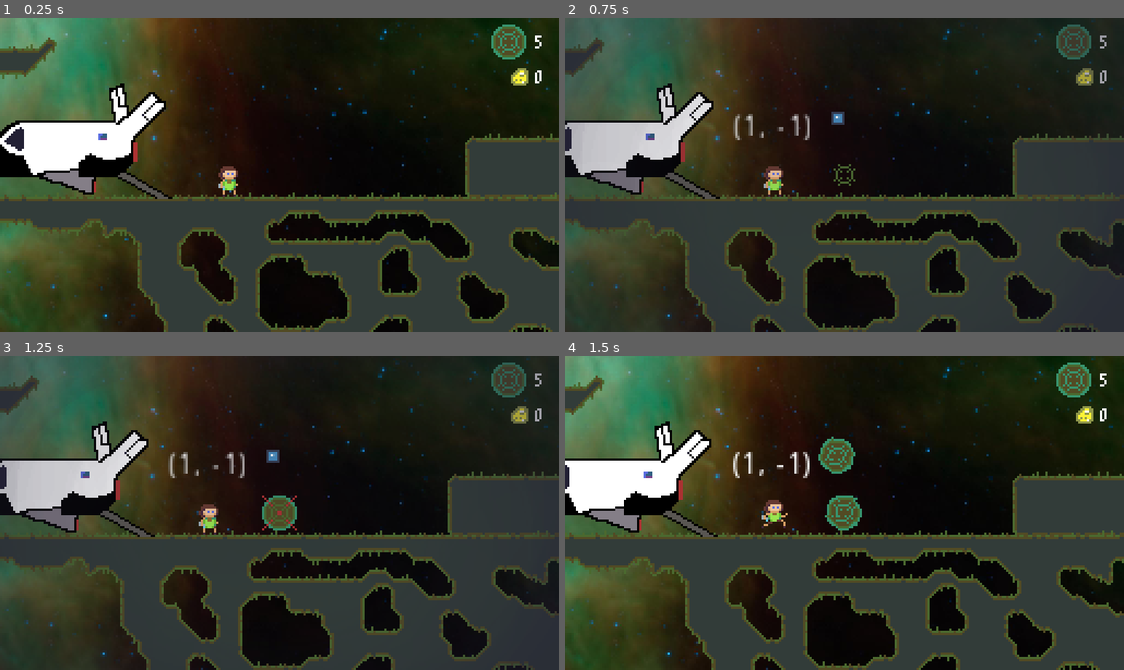
Above: before the commit, frames 1-4 (two rows, left to right).
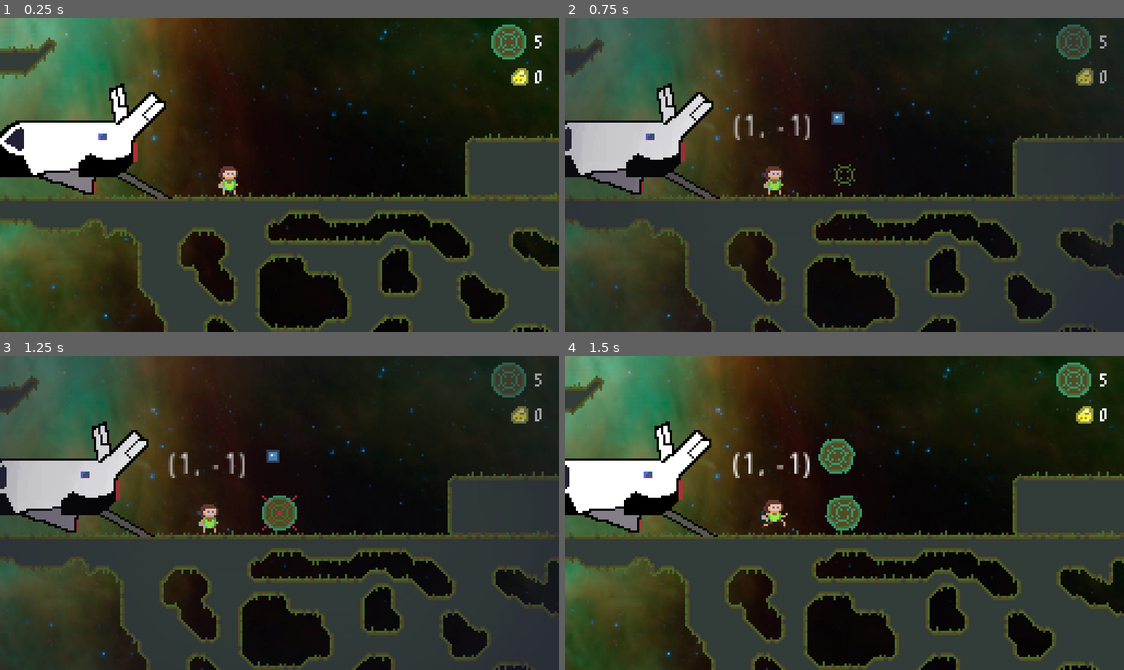
Above: after the commit, the same moments.

Repository: markopolojorgensen/github-gameoff-2020
Game: Godot game, scene res://game.tscn
The game is run twice, just before and just after one commit, with the same random seed, the same clock (stepped at 60 frames per second) and the same inputs. The engine's default icon, where the game draws it, is replaced by a stand-in: a white triangle on a blue panel in a dark square.
Inputs:
- Up to frame 1 (0.25 s): no input
- Up to frame 2 (0.75 s): hold E (gravity_well_right) from 0.53 s (still down); hold Z (gravity_well_mode) from 0.53 s (still down)
- Up to frame 3 (1.25 s): keep holding E (gravity_well_right); keep holding Z (gravity_well_mode); tap Space (jump) at 0.77 s
- Up to frame 4 (1.5 s): tap Enter at 1.25 s; release E (gravity_well_right) at 1.28 s; release Z (gravity_well_mode) at 1.28 s; hold Down (ui_down) from 1.28 s (still down); tap Z (gravity_well_mode) at 1.35 s

Frames 1-3 are identical in both runs. In frame 4, 0.3% of the frame differs, in the area x 30-53%, y 25-56%.

Commit message:
gravity well mode uses same camera limits as player camera

Diff:
--- a/camera.gd
+++ b/camera.gd
@@ -39,9 +39,8 @@
 		global_position += global_position.direction_to(desired_position) * speed * delta
 
 
-func plunger_hit():
-	# reset to defaults
-	limit_bottom = 10000000
-	limit_right = 10000000
-	limit_left = -10000000
-	limit_top = -10000000
+func adjust_limits(left, right, top, bottom):
+	limit_left = left
+	limit_right = right
+	limit_top = top
+	limit_bottom = bottom
--- a/game.tscn
+++ b/game.tscn
@@ -17,6 +17,7 @@
 pause_mode = 1
 
 [node name="camera" type="Camera2D" parent="world" groups=[
+"camera_limits",
 "plunger_listeners",
 ]]
 pause_mode = 2
--- a/gravity_well_mode.gd
+++ b/gravity_well_mode.gd
@@ -92,3 +92,9 @@
 	if highlighted_gravity_well == gravity_well:
 		highlighted_gravity_well.hide_x()
 		highlighted_gravity_well = null
+
+func adjust_limits(left, right, top, bottom):
+	$camera.limit_left = left
+	$camera.limit_right = right
+	$camera.limit_top = top
+	$camera.limit_bottom = bottom
--- a/gravity_well_mode.tscn
+++ b/gravity_well_mode.tscn
@@ -23,7 +23,9 @@
 [sub_resource type="CircleShape2D" id=2]
 radius = 6.0
 
-[node name="gravity_well_mode" type="Node2D"]
+[node name="gravity_well_mode" type="Node2D" groups=[
+"camera_limits",
+]]
 pause_mode = 2
 script = ExtResource( 2 )
 world_camera_path = NodePath("../camera")
--- a/levels/room.gd
+++ b/levels/room.gd
@@ -19,18 +19,12 @@
 	global.current_room = self
 
 	if not global.level_manager.plunger_plunged:
-		var camera : Camera2D = global.camera
 		if has_node("camera_limits"):
-			for camera_limit in $camera_limits.get_children():
-				match camera_limit.name:
-					"limit_left":
-						camera.limit_left = camera_limit.global_position.x
-					"limit_right":
-						camera.limit_right = camera_limit.global_position.x
-					"limit_top":
-						camera.limit_top = camera_limit.global_position.y
-					"limit_bottom":
-						camera.limit_bottom = camera_limit.global_position.y
+			get_tree().call_group("camera_limits", "adjust_limits",
+				$camera_limits/limit_left.global_position.x,
+				$camera_limits/limit_right.global_position.x,
+				$camera_limits/limit_top.global_position.y,
+				$camera_limits/limit_bottom.global_position.y)
 		else:
 			print("%s has no camera limits!" % name)
 
--- a/plunger.gd
+++ b/plunger.gd
@@ -6,3 +6,8 @@
 		$plunge.play()
 
 		get_tree().call_group("plunger_listeners", "plunger_hit")
+		get_tree().call_group("camera_limits", "adjust_limits",
+			-10000000,
+			10000000,
+			-10000000,
+			10000000)
Not shown, changed: notes/marks_notes.txt
